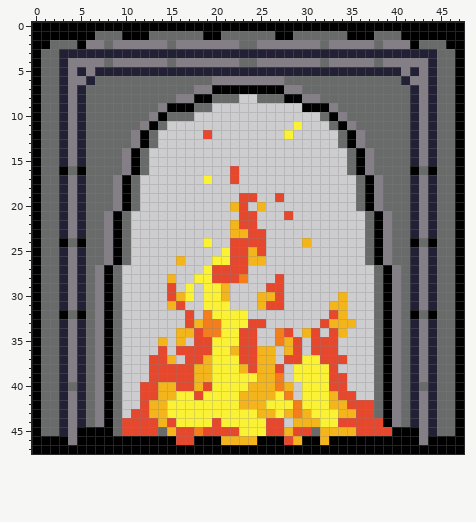
Pixel-art sprite -- Assets/Original/fireplace1.png. That is the earlier state.
The file is 48x48 pixels.
New version:
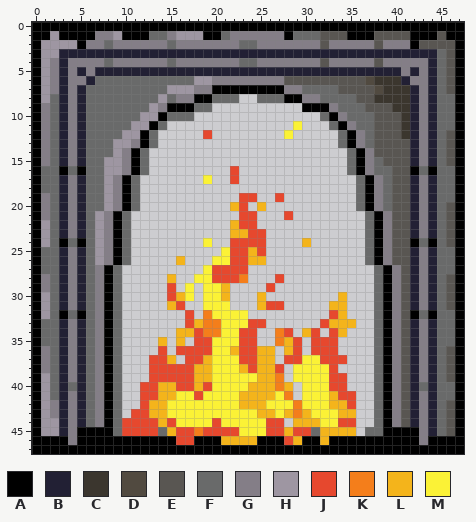
Palette (. is transparent): A #000000  B #222034  C #3b362e  D #514a40  E #595652  F #696a6a  G #847e87  H #9e96a2  J #e6482e  K #f47e1b  L #f4b41b  M #fbf236
Changes in this commit:
y 1: x 2 A -> H; x 7..9 FFF -> GGH; x 15..18 FFFF -> GHHH; x 22..27 FFFFFA -> GGGGGG; x 32..34 FFF -> EEE; x 38..41 FFFA -> EEEE; x 45 A -> E
y 2: x 1..4 AFFF -> HHHH; x 32 F -> E; x 38 F -> E; x 43..46 FFFA -> EEEE
y 3: x 1..2 FF -> HH; x 46 F -> E
y 4: x 1..2 FF -> HG; x 32 F -> E; x 38 F -> E; x 46 F -> E
y 5: x 1..2 FF -> HG; x 46 F -> E
y 6: x 1..2 FF -> HG; x 18..19 FF -> HH; x 28..40 FFFFFFFFFFFFF -> EEEEEEEEEDCCC; x 46 F -> E
y 7: x 1..2 FF -> HG; x 15..17 FFF -> HHH; x 34..41 FFFFFFFF -> EEEEDCCC; x 46 F -> E
y 8: x 1 F -> H; x 14 F -> H; x 36..41 FFFFFF -> EECCCC
y 9: x 1 F -> G; x 13 F -> H; x 37..41 FFFFF -> EEECC
y 10: x 1 F -> G; x 12..13 FG -> HH; x 38..41 FFFF -> EEEC
y 11: x 1 F -> G; x 11..12 FG -> HH; x 38..41 FFFF -> EEEC
y 12: x 1 F -> G; x 10..11 FG -> HH; x 38..41 FFFF -> EEEC; x 46 F -> E
y 13: x 1 F -> G; x 9..10 FF -> HH; x 38..41 FFFF -> EEEE; x 46 F -> E
y 14: x 1 F -> G; x 9 F -> H; x 38..41 FFFF -> EEEE; x 46 F -> E
y 15: x 1 F -> G; x 8..9 FF -> HH; x 39..41 FFF -> EEE; x 46 F -> E
y 16: x 8..9 FF -> HH; x 40..41 FF -> EE
y 17..18: x 8 F -> H; x 40..41 FF -> EE
y 19: x 1 F -> G; x 8 F -> H; x 40..41 FF -> EE
y 20: x 1 F -> G; x 8 F -> H; x 40..41 FF -> EE; x 46 F -> E
y 21: x 1 F -> G; x 7 F -> H; x 40..41 FF -> EE; x 46 F -> E
y 22..24: x 1 F -> H; x 7 F -> H; x 40..41 FF -> EE; x 46 F -> E
y 25..26: x 7 F -> H; x 40..41 FF -> EE
y 27: x 41 F -> E
y 28: x 1 F -> G; x 41 F -> E; x 46 F -> E
y 29: x 1 F -> G; x 27 J -> .; x 41 F -> E; x 46 F -> E
y 30: x 1 F -> H; x 26..27 LJ -> ..; x 41 F -> E; x 46 F -> E
y 31: x 1 F -> H; x 41 F -> E; x 46 F -> E
y 32: x 1 F -> H; x 41 F -> E
y 33..35: x 41 F -> E
y 36..38: x 1 F -> G; x 41 F -> E; x 46 F -> E
y 39: x 1 F -> H; x 41 F -> E; x 46 F -> E
y 40..41: x 1 F -> H; x 41 F -> E
y 42..43: x 1..2 FF -> HG; x 36..37 JJ -> ..; x 41 F -> E; x 46 F -> E
y 44: x 1..2 FF -> HH; x 36..38 JJJ -> ..F; x 41 F -> E; x 46 F -> E
y 45: x 1..2 FF -> HH; x 36..39 JJJJ -> .FFA; x 46 F -> E
